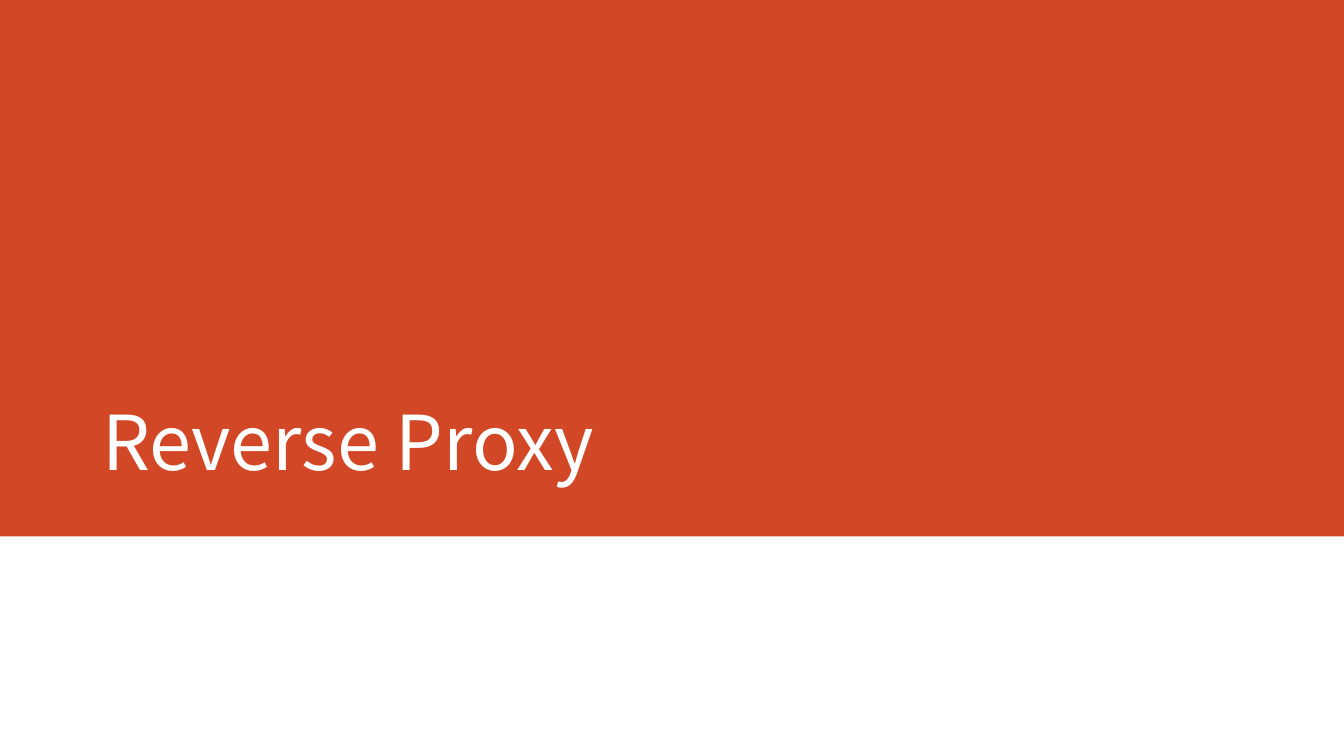
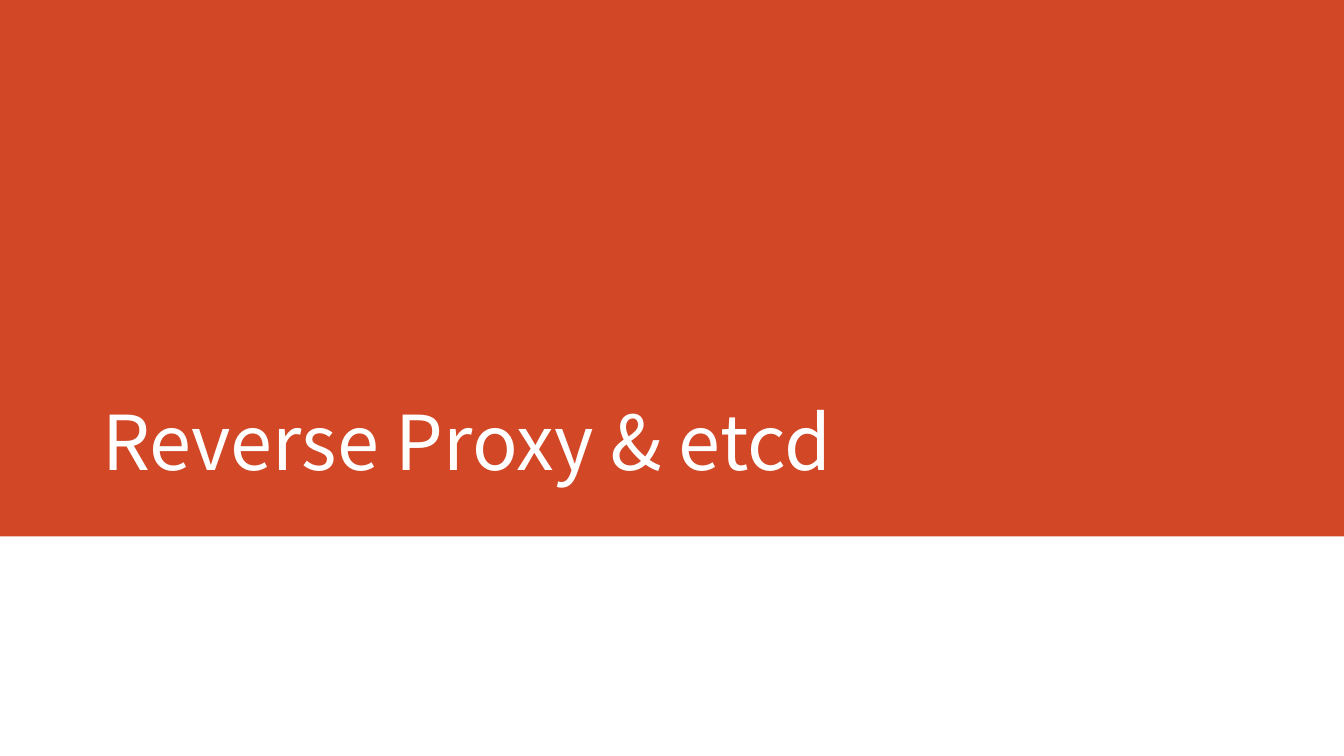
Before and after one commit to dinoliang/TemplateInfo, a slide deck: slide 1 of Reverse Proxy.ppt. Drawn at 1344x756 pixels with LibreOffice and Linux fonts; fonts in the diff are those of the drawing. Boxes give left, top, right and bottom in pixels: in the first picture for what was removed or moved away, otherwise in the second. Text is boxed around its words. In the diff, an @@ line names an element or a change of style, - is before the commit and + after.

```diff
--- a/Reverse Proxy.ppt
+++ b/Reverse Proxy.ppt
@@ title at bbox=[102, 410, 831, 488]: text changed @@
-Reverse Proxy
+Reverse Proxy & etcd
```
Also in this commit, not shown: 6 other slides changed.
